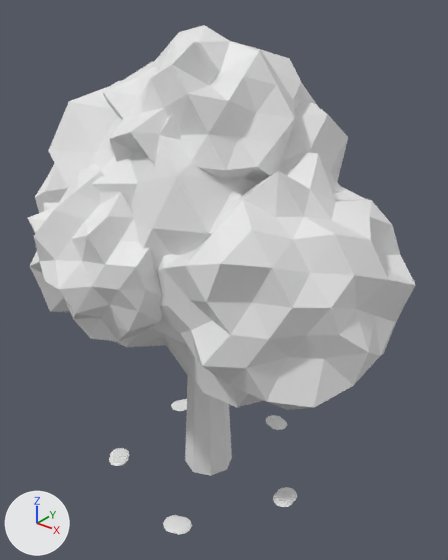
The glTF model models/world/tree-jacaranda.glb as it was, and as the next commit left it.
The view is the same before and after, from a 50 mm camera at (5.61, -6.57, 7.74) aimed at (0.27, 0.1, 3.61). Arrows for +X, +Y and +Z are at lower left; the lights stay in place. The older version comes first. Vertices at exactly the same position are counted once.

In view in the first picture: 'tree-jacaranda'.
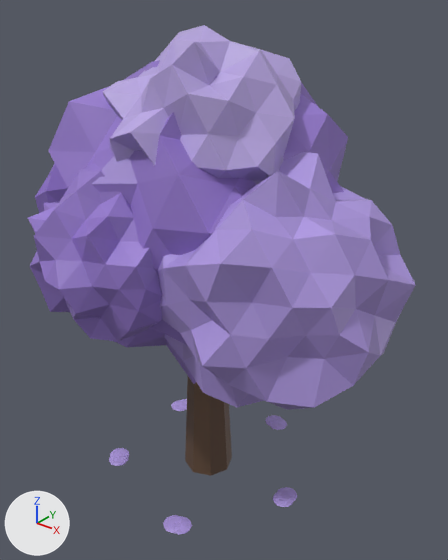
Boxes [x1, y1, x2, y2] around the edits, measured in the pictures (448 x 560 px):
'tree-jacaranda', recoloured (darker): [28, 25, 416, 535] in both

The change, as a list of edits to the scene's bpy script:
```text
Change mat_vc:
    add n2 = _N.new('ShaderNodeMix'); n2.name = 'Mix'
    add n2.data_type = 'RGBA'
    add n2.blend_type = 'MULTIPLY'
    add n2.inputs[0].default_value = 1.0  # 'Factor'
    add n2.inputs[7].default_value = (0.8, 0.8, 0.8, 1.0)  # 'B', white #e7e7e7
    add n3 = _N.new('ShaderNodeVertexColor'); n3.name = 'Color Attribute'
    where n0 = _N.new('ShaderNodeBsdfPrincipled'); n0.name = 'Principled BSDF'
    add _L.new(n2.outputs[2], n0.inputs[0])  # 'Result' to 'Base Color'
    add _L.new(n3.outputs[0], n2.inputs[6])  # 'Color' to 'A'
Change me_mesh_0:
    where me_mesh_0.from_pydata(...)  # 1274 vertices, 2476 faces; spans x -3.31..3.26, y -2.61..2.35, z 0.0..7.22
    used by ob_tree_jacaranda; location = (0.0, 0.0, 0.0)
    me_mesh_0 part 1: vertex colours changed
```
